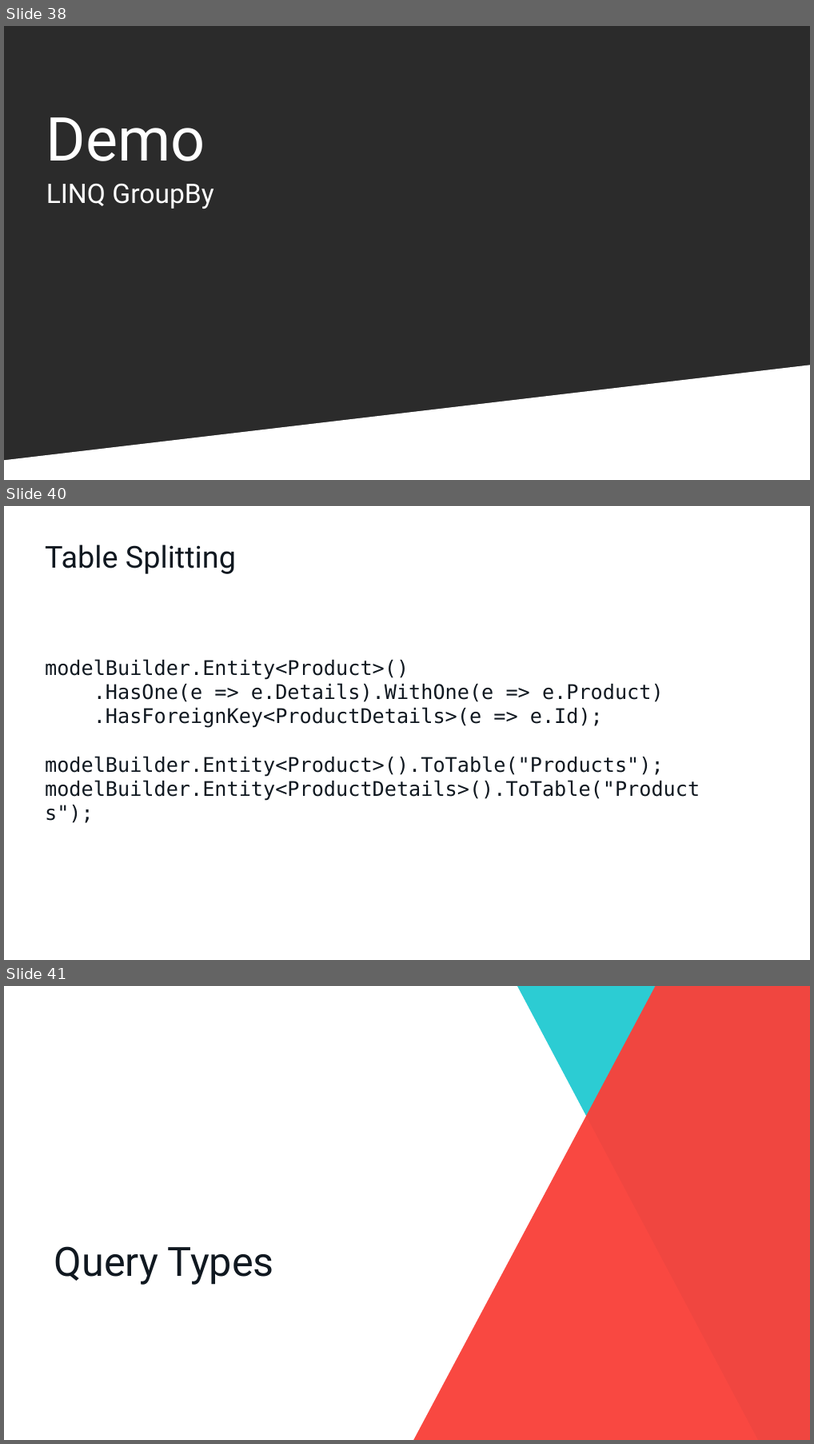
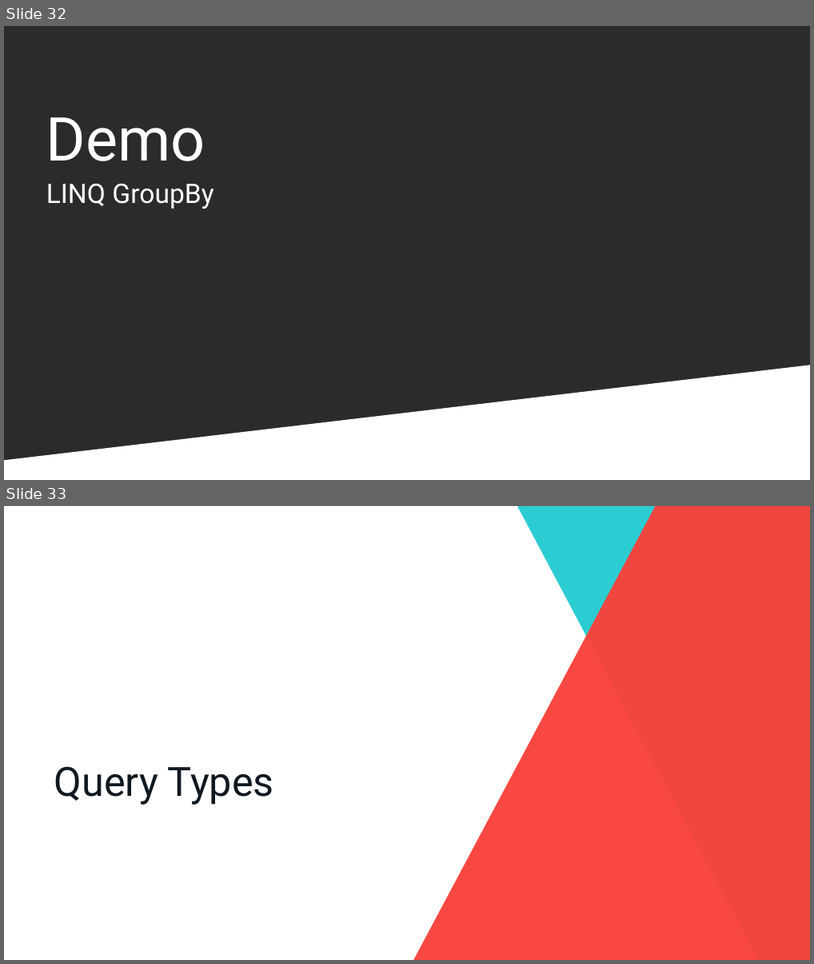
Before and after one commit to cwoodruff/EFCore21Demos, a slide deck: What’s new in Entity Framework Core 2.2.pptx. Shown one above the other, each under a label of ours: slides 38, 40 and 41 before the commit, slides 32 and 33 after it; the slides between them are not shown. The pictures are 814x1444 and 814x964 pixels, drawn with LibreOffice and Linux fonts; fonts in the diff are those of the drawing; background and template pictures are left out; a plain dark background stands for a picture behind light text. Boxes give left, top, right and bottom in pixels: in the first picture for what was removed or moved away, otherwise in the second. Text is boxed around its words. In the diff, an @@ line names an element or a change of style, - is before the commit and + after.

```diff
--- a/What’s new in Entity Framework Core 2.2.pptx
+++ b/What’s new in Entity Framework Core 2.2.pptx
@@ slide 40 removed at (4,506,810,960), background #FFFFFF @@
@@ title removed at (45,544,236,574) @@
-Table Splitting
@@ text removed at (45,659,700,800) @@
-modelBuilder.Entity<Product>()
-.HasOne(e => e.Details).WithOne(e => e.Product)
-.HasForeignKey<ProductDetails>(e => e.Id);
-modelBuilder.Entity<Product>().ToTable("Products");
-modelBuilder.Entity<ProductDetails>().ToTable("Products");
@@ what was slide 38 is now slide 32 @@
@@ what was slide 41 is now slide 33 @@
```
Also in this commit, not shown: 1 slide changed, 7 other slides removed.
